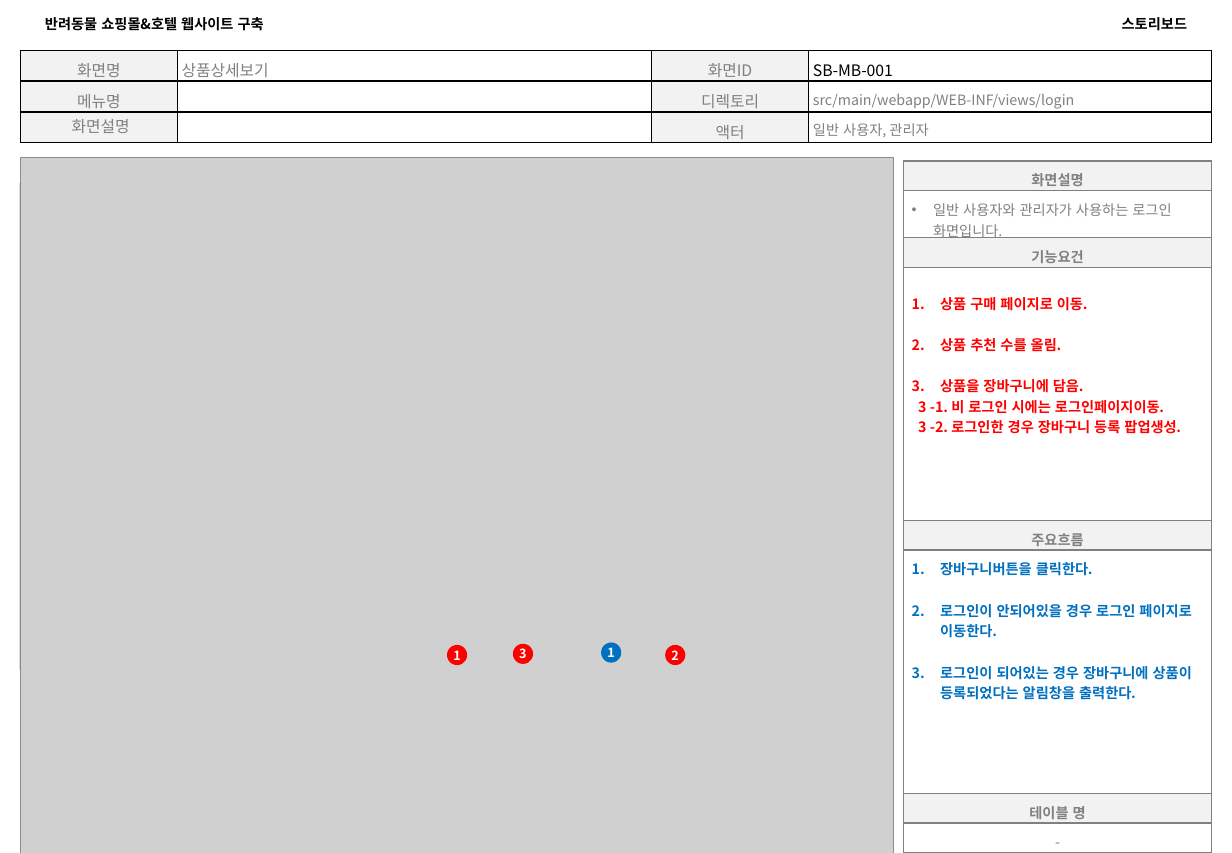
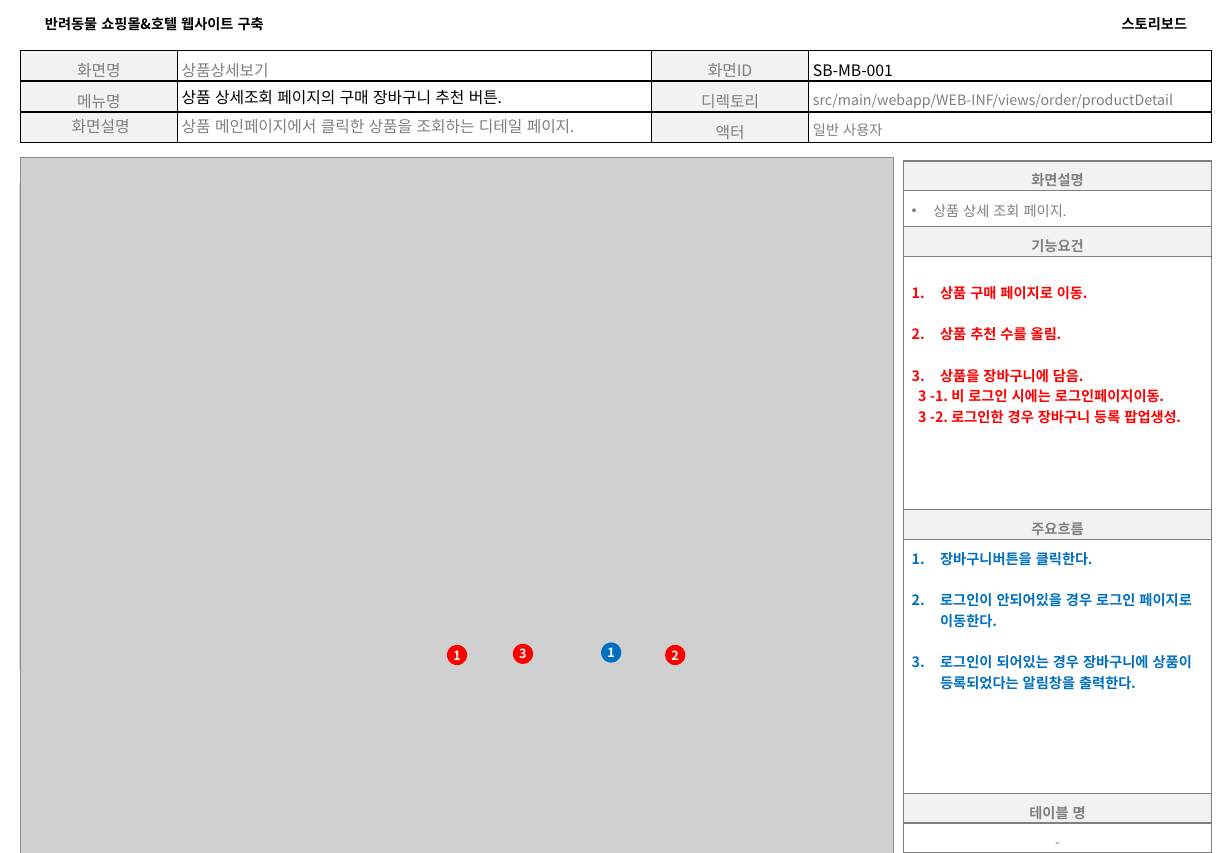
Before and after one commit to 94jinwoo/Companion, a slide deck: slide 2 of Companion.스토리보드.VER.0.3(쇼핑몰).pptx. Drawn at 1232x853 pixels with LibreOffice and Linux fonts; fonts in the diff are those of the drawing; grey boxes stand for pictures; background and template pictures are left out. Boxes give left, top, right and bottom in pixels: in the first picture for what was removed or moved away, otherwise in the second. Text is boxed around its words. In the diff, an @@ line names an element or a change of style, - is before the commit and + after.

```diff
--- a/Companion.스토리보드.VER.0.3(쇼핑몰).pptx
+++ b/Companion.스토리보드.VER.0.3(쇼핑몰).pptx
@@ table at (20,50,1212,147) @@
-row 2, column 2: 
+row 2, column 2: 상품 상세조회 페이지의 구매 장바구니 추천 버튼.
-row 2, column 4: src/main/webapp/WEB-INF/views/login
+row 2, column 4: src/main/webapp/WEB-INF/views/order/productDetail
-row 3, column 2: 
+row 3, column 2: 상품 메인페이지에서 클릭한 상품을 조회하는 디테일 페이지.
-row 3, column 4: 일반 사용자, 관리자
+row 3, column 4: 일반 사용자
@@ table at (903,162,1212,811) @@
-row 2, column 1: 일반 사용자와 관리자가 사용하는 로그인 화면입니다.
+row 2, column 1: 상품 상세 조회 페이지.
```
Also in this commit, not shown: 11 other slides changed, 1 slide added, 1 slide removed.
